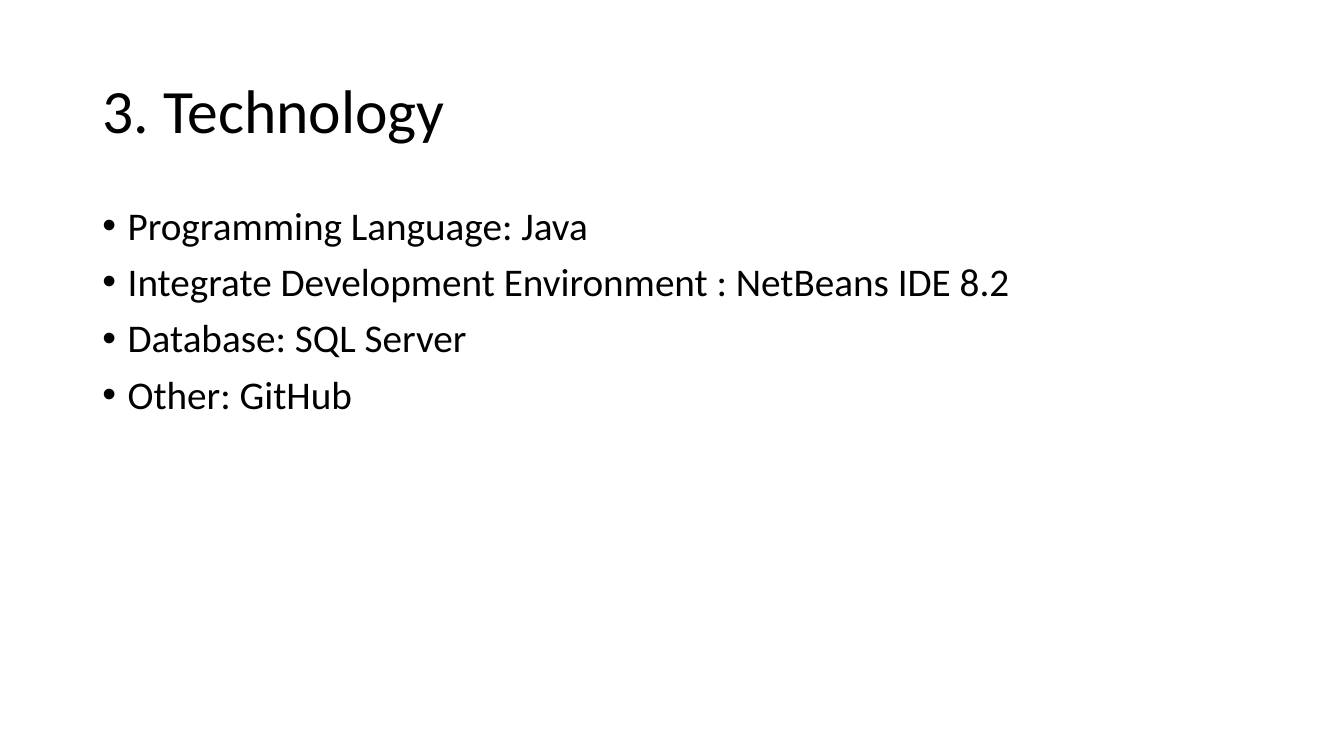
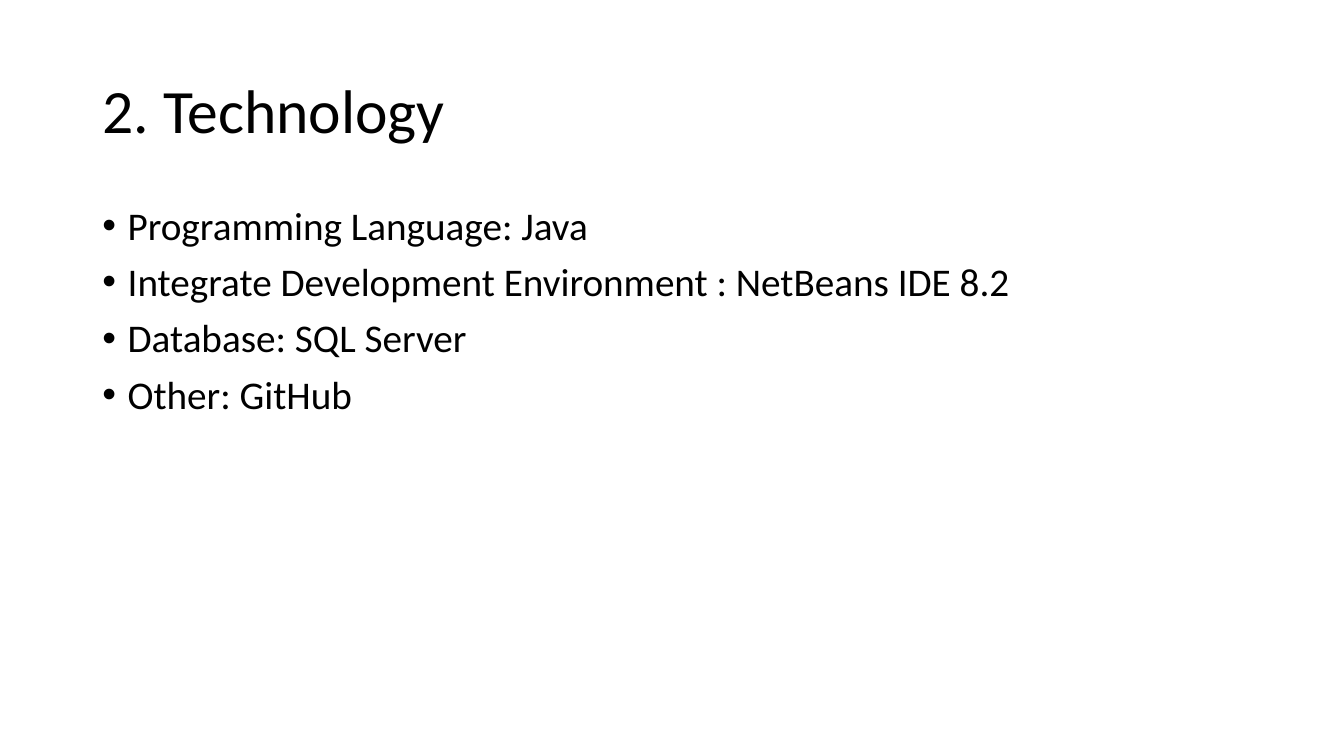
Before and after one commit to BanlyTong/java-project, a slide deck: slide 4 of Slide/Healthcare Service.pptx (slide 5 before the commit). Drawn at 1344x756 pixels with LibreOffice and Linux fonts; fonts in the diff are those of the drawing. Boxes give left, top, right and bottom in pixels: in the first picture for what was removed or moved away, otherwise in the second. Text is boxed around its words. In the diff, an @@ line names an element or a change of style, - is before the commit and + after.

```diff
--- a/Slide/Healthcare Service.pptx
+++ b/Slide/Healthcare Service.pptx
@@ title at box(102, 90, 445, 144): text changed @@
-3. Technology
+2. Technology
```
Also in this commit, not shown: 9 other slides changed.
